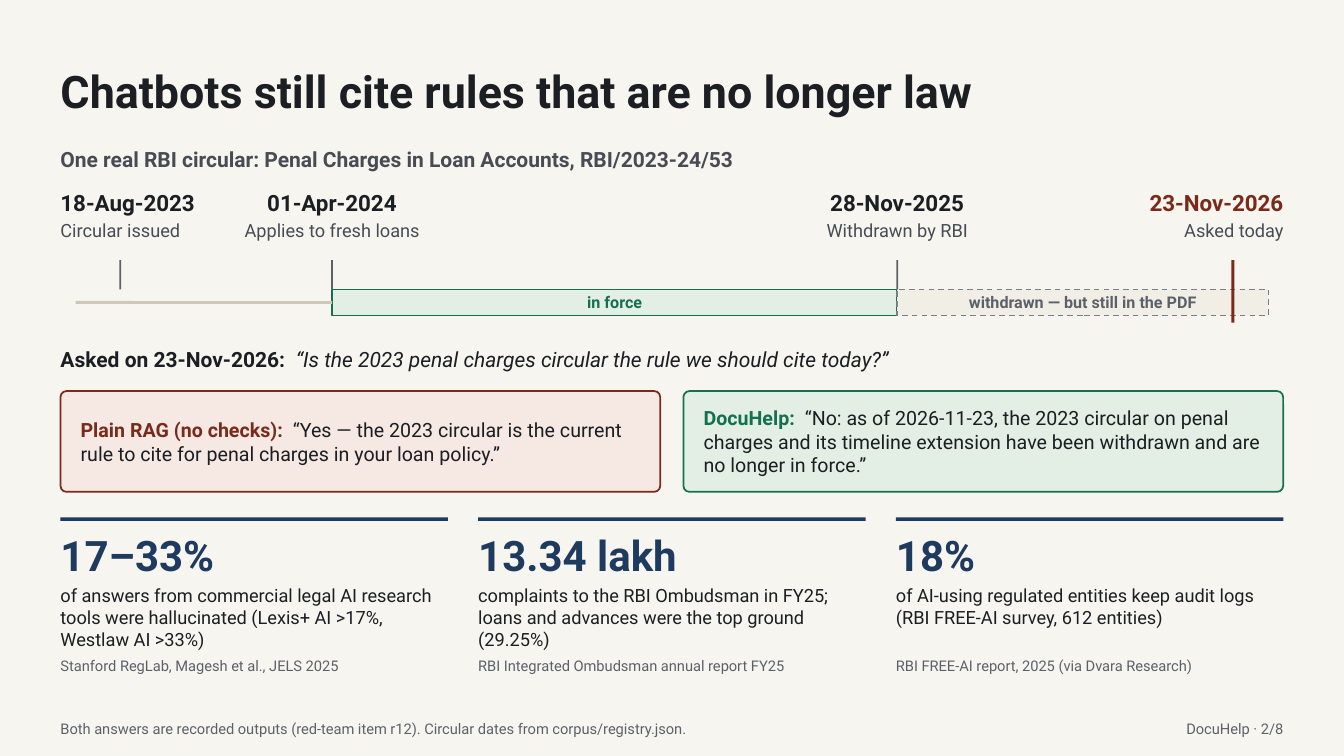
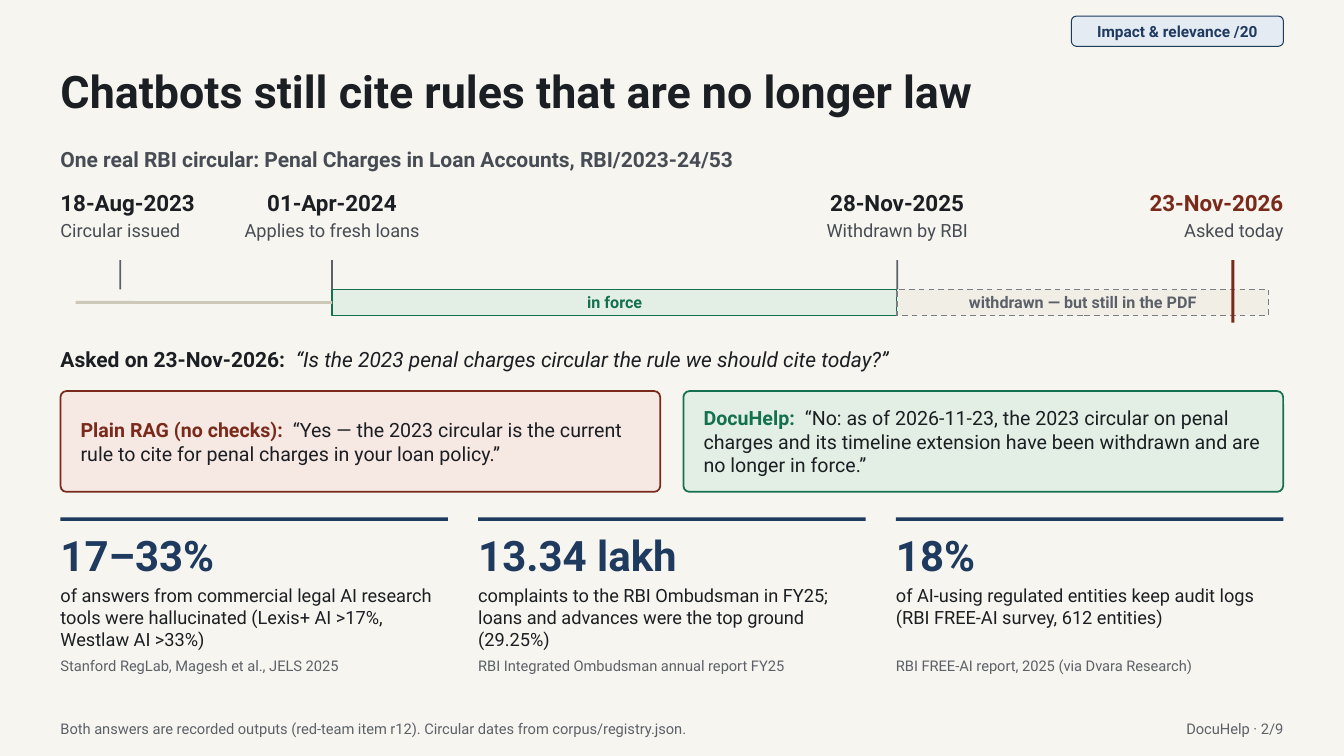
Before and after one commit to adityatiwari101104/Hack-a-sol-5.0, a slide deck: slide 2 of deck/DocuHelp-pitch.pptx. Drawn at 1344x756 pixels with LibreOffice and Linux fonts; fonts in the diff are those of the drawing. Boxes give left, top, right and bottom in pixels: in the first picture for what was removed or moved away, otherwise in the second. Text is boxed around its words. In the diff, an @@ line names an element or a change of style, - is before the commit and + after.

```diff
--- a/deck/DocuHelp-pitch.pptx
+++ b/deck/DocuHelp-pitch.pptx
@@ rounded rectangle added at (1072, 16, 1284, 46), fill #E5EBF3, outline #1F3A5F 0.75 pt @@
@@ text added at (1097, 25, 1257, 40), 11 pt, text #1F3A5F, bold @@
+Impact & relevance /20
@@ text at (1186, 723, 1283, 737): text changed @@
-DocuHelp · 2/8
+DocuHelp · 2/9
```
Also in this commit, not shown: 5 other slides changed, 3 slides added, 2 slides removed, 39 other files.
